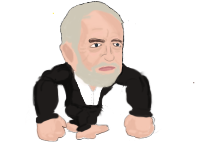
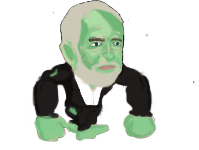
Before/after of a w=199, h=150 layered artwork. What changed in the layer stack:
added layer "Layer 20" above "head" over <box>33,28,157,142</box>
added group "head" (1st of 2) with 16 layers above "head" over <box>52,0,195,88</box>
added layer "outline top" in group "head" over <box>88,37,123,61</box>
added layer "eye brows" in group "head" over <box>88,38,195,83</box>
added layer "Layer 19" in group "head" over <box>93,22,136,46</box>
added layer "eye hite" in group "head" over <box>91,42,121,47</box>
added layer "hair" in group "head" over <box>60,0,125,87</box>
added layer "lips" in group "head" over <box>94,33,117,71</box>
added layer "face crease" in group "head" over <box>78,26,123,66</box>
added layer "face shadow" (37%) in group "head" over <box>75,7,124,71</box>
added layer "face highlights" (91%) in group "head" over <box>83,9,123,59</box>
added layer "face" in group "head" over <box>52,6,125,88</box>
added layer "ear shadow" (51%) in group "head" over <box>62,42,75,63</box>
added layer "ear" in group "head" over <box>59,41,78,79</box>
added layer "ouline" in group "head" over <box>59,0,129,87</box>
